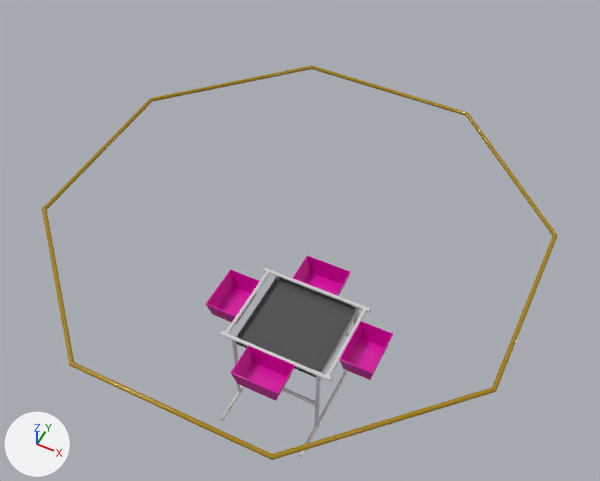
One commit to the COLLADA model auv_description/models/robosub_octagon/meshes/octagon.dae: the scene before it, then after it.
Camera for both pictures: a 50 mm camera at (1.5, -2.94, 5.18) aimed at (-0.09, 0.22, 1.22). The axes (+X, +Y, +Z) are drawn at lower left. The lights are the same throughout. The first picture is the older version. Where no turn or scale is listed for an object, it has been applied to the vertices.

The older version as bpy lines, for what is in view:
```python
ob_octagon_basket_1 = bpy.data.objects.new('octagon_basket_1', me_octagon_basket_1mesh)
ob_octagon_basket_1.location = (-0.498, 0.021, 0.614)
ob_octagon_basket_2 = bpy.data.objects.new('octagon_basket_2', me_octagon_basket_2mesh)
ob_octagon_basket_2.location = (-0.021, 0.432, 0.614)
ob_octagon_basket_3 = bpy.data.objects.new('octagon_basket_3', me_octagon_basket_3mesh)
ob_octagon_basket_3.location = (0.498, 0.021, 0.614)
ob_octagon_basket_4 = bpy.data.objects.new('octagon_basket_4', me_octagon_basket_4mesh)
ob_octagon_basket_4.location = (-0.021, -0.432, 0.614)
ob_octagon_middle = bpy.data.objects.new('octagon_middle', me_octagon_middlemesh)
ob_octagon_middle.location = (0.0, 0.0, 0.625)
ob_octagon_top = bpy.data.objects.new('octagon_top', me_octagon_topmesh)
ob_octagon_top.location = (0.0, 0.0, 1.646)
# also in view: 'octagon_frame' at (0.0, 0.0, 0.35)
```
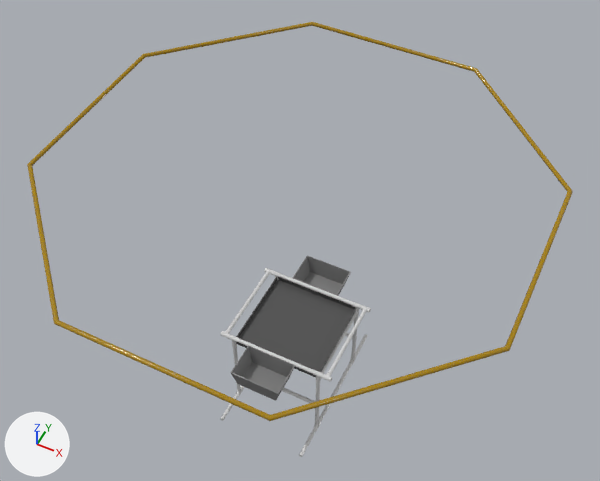
Where the change shows, as pixel boxes (x1, y1, x2, y2) in the pictures (600 x 481 px):
'octagon_top', moved: before (42, 65, 558, 460); after (27, 22, 573, 421)
'octagon_basket_4', recoloured (pink to grey): (231, 345, 295, 401) in both
'octagon_basket_3', deleted (pink): before (339, 321, 393, 380)
'octagon_basket_1', deleted (pink): before (206, 269, 260, 324)
'octagon_basket_2', recoloured (pink to grey): (293, 256, 351, 296) in both

Edits to the bpy script that builds the scene:
```text
Add mat_octagon_basket_yellow:
    mat_octagon_basket_yellow = principled_material('octagon_basket_yellow')
    mat_octagon_basket_yellow.base_color = (0.214, 0.214, 0.214)  # grey #7f7f7f
    mat_octagon_basket_yellow.roughness = 0.21
Add mat_octagon_basket_purple:
    mat_octagon_basket_purple = principled_material('octagon_basket_purple')
    mat_octagon_basket_purple.base_color = (0.214, 0.214, 0.214)  # grey #7f7f7f
    mat_octagon_basket_purple.roughness = 0.21
Change me_octagon_basket_4mesh:
    where me_octagon_basket_4mesh.from_pydata(...)  # 16 vertices, 28 faces; spans x -0.171..0.171, y -0.117..0.117, z -0.07..0.073
    remove me_octagon_basket_4mesh.materials.append(mat_octagon_basket)  # pink #db08a6
    add me_octagon_basket_4mesh.materials.append(mat_octagon_basket_purple)  # grey #7f7f7f
Change me_octagon_basket_2mesh:
    where me_octagon_basket_2mesh.from_pydata(...)  # 16 vertices, 28 faces; spans x -0.171..0.171, y -0.117..0.117, z -0.07..0.073
    remove me_octagon_basket_2mesh.materials.append(mat_octagon_basket)  # pink #db08a6
    add me_octagon_basket_2mesh.materials.append(mat_octagon_basket_yellow)  # grey #7f7f7f
Remove ob_octagon_basket_1:
    ob_octagon_basket_1 = bpy.data.objects.new('octagon_basket_1', me_octagon_basket_1mesh)
    ob_octagon_basket_1.location = (-0.498, 0.021, 0.614)
Remove ob_octagon_basket_3:
    ob_octagon_basket_3 = bpy.data.objects.new('octagon_basket_3', me_octagon_basket_3mesh)
    ob_octagon_basket_3.location = (0.498, 0.021, 0.614)
Change ob_octagon_top:
    ob_octagon_top.location: (0.0, 0.0, 1.646) -> (0.0, 0.0, 2.0)
```
